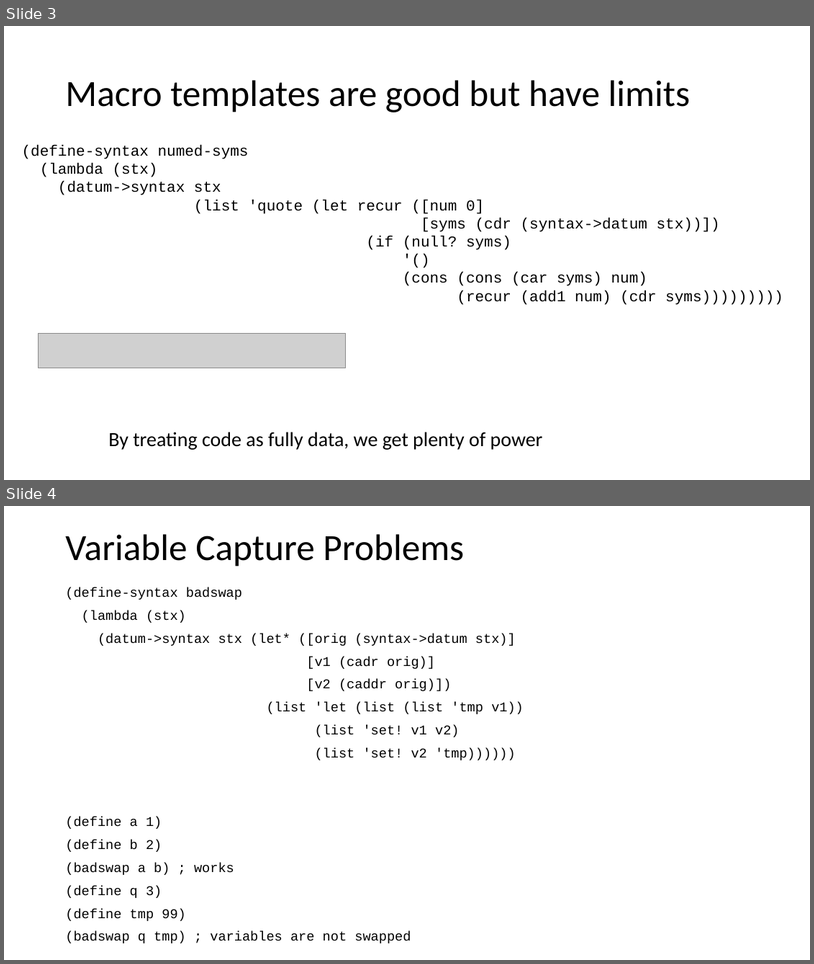
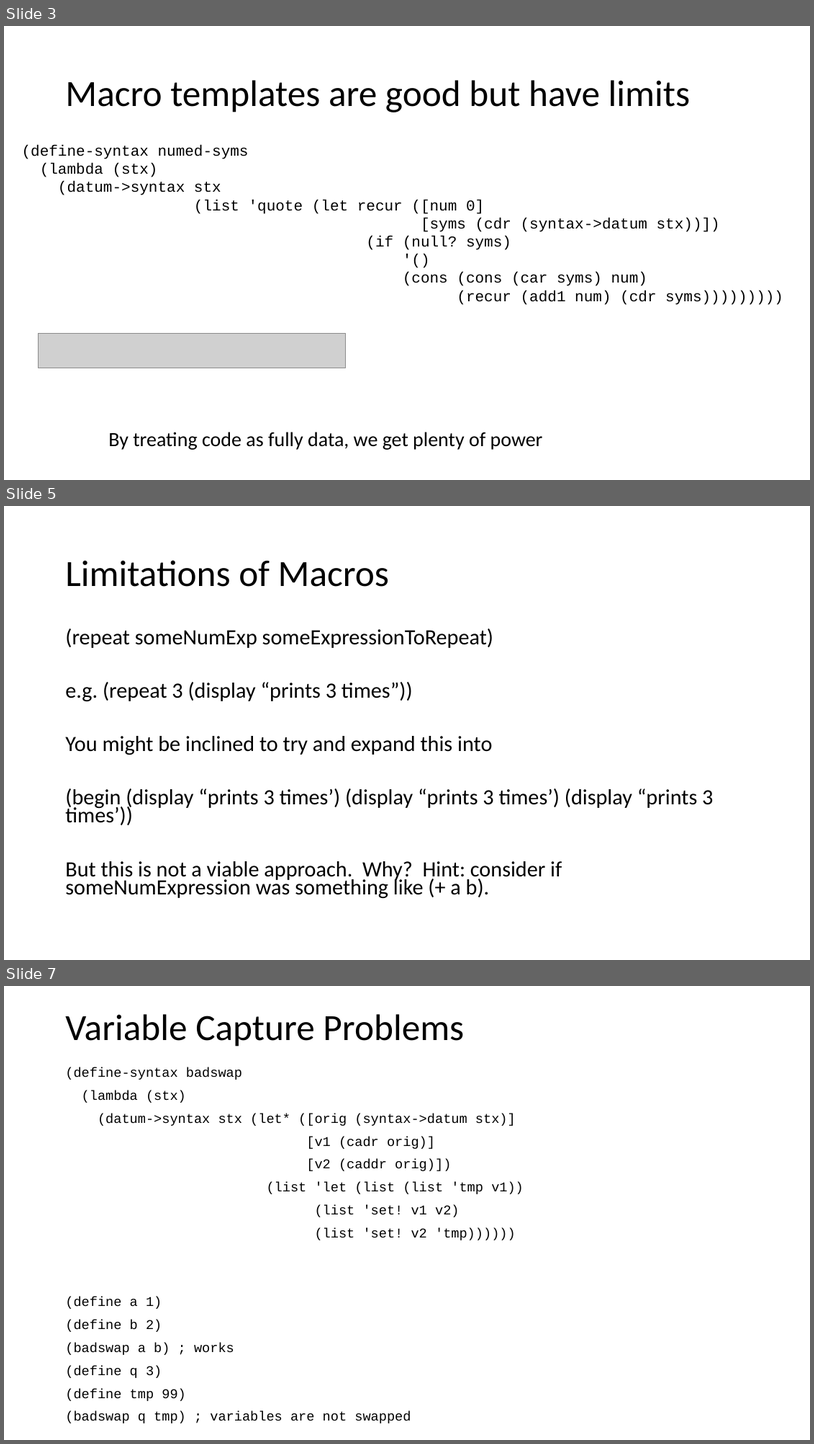
Before and after one commit to RHIT-CSSE/csse304, a slide deck: ClassMaterials/Macros2/Macros 2.pptx. Shown one above the other, each under a label of ours: slides 3 and 4 before the commit, slides 3, 5 and 7 after it; the slides between them are not shown. The pictures are 814x964 and 814x1444 pixels, drawn with LibreOffice and Linux fonts; fonts in the diff are those of the drawing; grey boxes stand for pictures. Boxes give left, top, right and bottom in pixels: in the first picture for what was removed or moved away, otherwise in the second. Text is boxed around its words. In the diff, an @@ line names an element or a change of style, - is before the commit and + after.

Commit message:
moving stuff between macro assignments

```diff
--- a/ClassMaterials/Macros2/Macros 2.pptx
+++ b/ClassMaterials/Macros2/Macros 2.pptx
@@ slide 5 added at (4,506,810,960), background #FFFFFF @@
@@ title added at (65,560,389,587), 44 pt, text #000000 @@
+Limitations of Macros
@@ text added at (65,628,713,898), 25.9 pt, text #000000 @@
+(repeat someNumExp someExpressionToRepeat)
+e.g. (repeat 3 (display “prints 3 times”))
+You might be inclined to try and expand this into
+(begin (display “prints 3 times’) (display “prints 3 times’) (display “prints 3 times’))
+But this is not a viable approach. Why? Hint: consider if someNumExpression was something like (+ a b).
@@ what was slide 4 is now slide 7 @@
```
Also in this commit, not shown: 2 other slides added, 4 slides removed, 5 other files.
